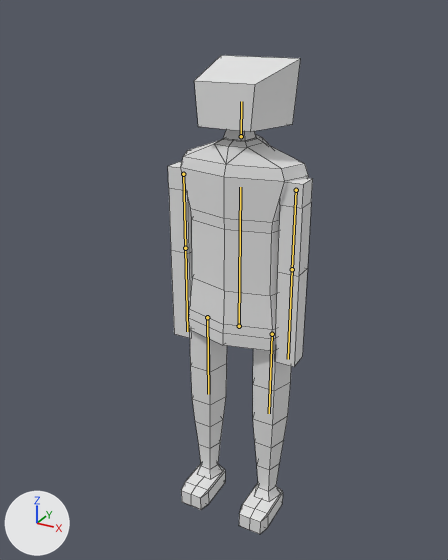
What one commit did to the Blender file assets/blender_Raw/Player.blend.
The view is the same before and after, from a 50 mm camera at (24.4, -47.4, 49.2) aimed at (-0.9, -1.4, 26.2). Lighting does not change. The marker at lower left points along +X, +Y and +Z. The bones that change are drawn over the model as lines. Mesh edges are drawn as thin lines.

Names of what the first picture shows: 'RIG_ARM', 'RIG_ARM2', 'RIG_HEAD', 'RIG_LEG', 'RIG_LEG2', 'RIG_TORSO'.
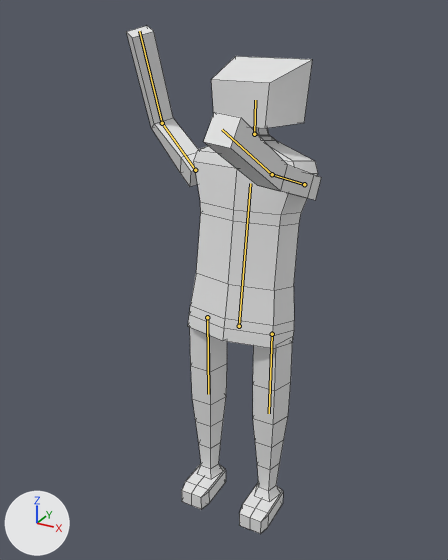
The newer file adds an action. The first version stands in its rest pose; the second is drawn at frame 20 of the action 'Throwing Loop.001'.

Boxes [x1, y1, x2, y2] around the edits, measured in the pictures (448 x 560 px):
'RIG_TORSO', posed: before [181, 134, 309, 351]; after [188, 135, 318, 349]
'RIG_ARM', posed (198% wider, 53% shorter): before [274, 178, 313, 367]; after [204, 112, 322, 200]
'RIG_HEAD', posed (8% shorter): before [194, 55, 301, 141]; after [211, 56, 312, 135]
'RIG_ARM2', posed: before [168, 162, 192, 338]; after [126, 26, 199, 187]
'RIG_LEG', posed: before [239, 349, 291, 534]; after [239, 342, 293, 534]
'RIG_LEG2', posed: before [181, 330, 227, 510]; after [182, 327, 227, 509]
bone 'Bone1', root to tip: before (239, 326) to (240, 187); after (239, 326) to (250, 183)
bone 'Bone2', root to tip: before (296, 190) to (292, 269); after (304, 184) to (272, 174)
bone 'Bone2.2', root to tip: before (292, 269) to (288, 359); after (272, 174) to (222, 129)
bone 'Bone3', root to tip: before (183, 174) to (185, 248); after (195, 170) to (162, 123)
bone 'Bone3.2', root to tip: before (185, 248) to (187, 331); after (162, 123) to (139, 31)
bone 'Bone4.2', root to tip: before (241, 136) to (241, 101); after (254, 134) to (255, 100)

What the commit changed:
Bone 'Bone1' (bone_bone1) turns from (0, 0, 0) to (-8, 0, 0) degrees about its own x, y and z.
Bone 'Bone2' (bone_bone2) moves from (0.0, 0.0, 0.0) to (0.1, 0.0, 0.0).
Bone 'Bone2' (bone_bone2) turns from (0, 0, 0) to (101, 0, -5) degrees about its own x, y and z.
Bone 'Bone2.2' (bone_bone2_2) turns from (0, 0, 0) to (11, 0, -1) degrees about its own x, y and z.
Bone 'Bone3' (bone_bone3) turns from (0, 0, 0) to (213, -53, 29) degrees about its own x, y and z.
Bone 'Bone3.2' (bone_bone3_2) turns from (0, 0, 0) to (-72, -8, 4) degrees about its own x, y and z.
Bone 'Bone4.2' (bone_bone4_2) turns from (0, 0, 0) to (8, 0, 0) degrees about its own x, y and z.
Bone 'Bone5' (bone_bone5) turns from (0, 0, 0) to (0, 0, -9) degrees about its own x, y and z.
Bone 'Bone6' (bone_bone6) turns from (0, 0, 0) to (0, 0, -9) degrees about its own x, y and z.
